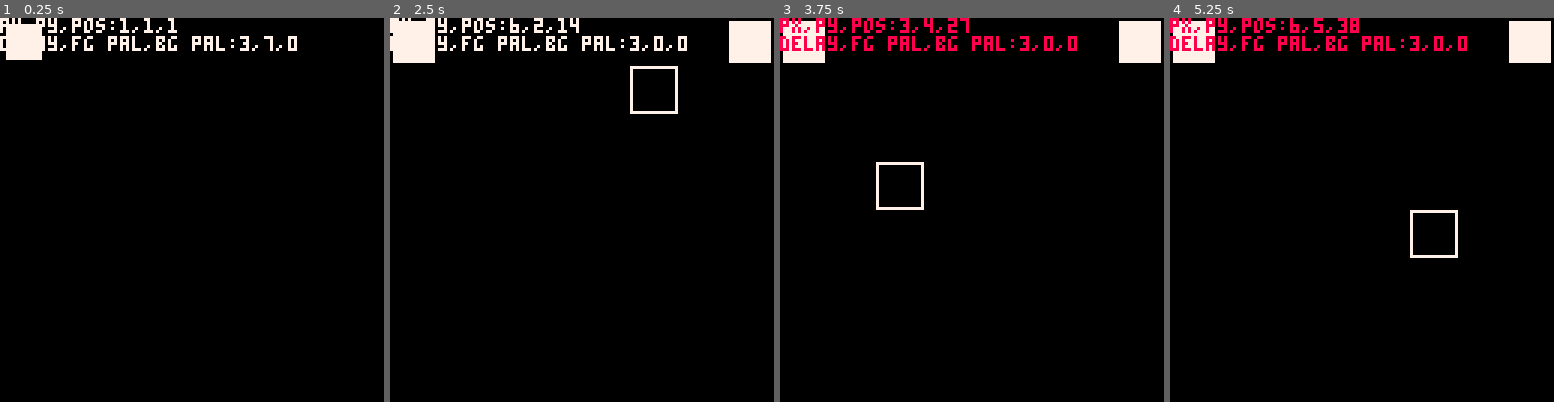
Above: before the commit, frames 1-4 (left to right).
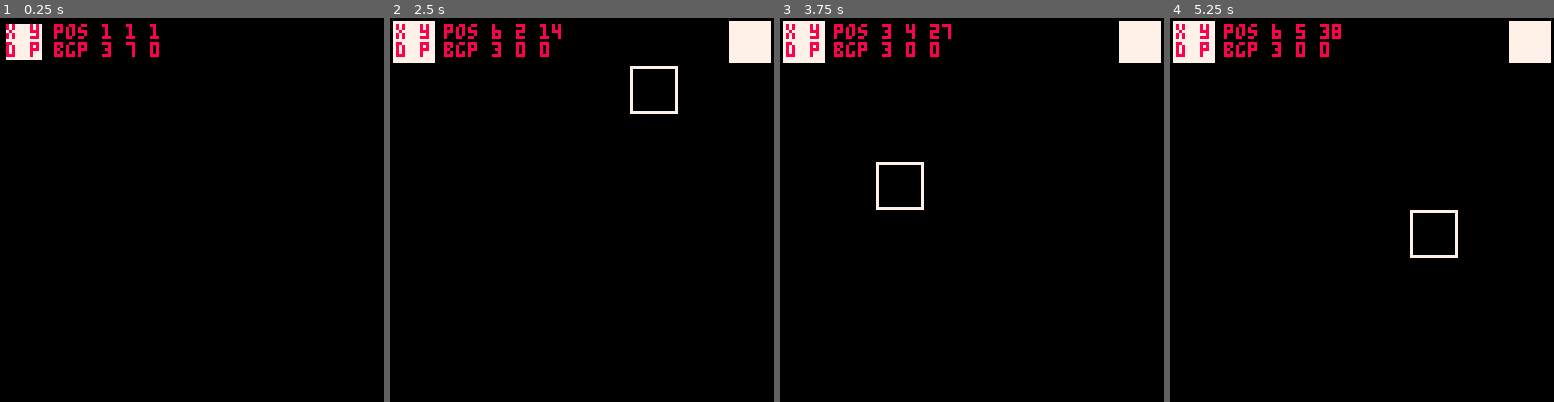
Above: after the commit, the same moments.

Repository: lesleyrs/pico-paint
Game: PICO-8 cartridge picopaint.p8
Same seed, same stepped clock (60 frames per second), same inputs: the game is played once before the commit and once after it.
Inputs:
- Up to frame 1 (0.25 s): no input
- Up to frame 2 (2.5 s): tap O (Z key) at 0.33, 0.7, 1.43, 2.22 s; tap X (X key) at 1.07, 2.07, 2.4 s; hold Left 1.97-2.37 s; hold Down from 2.42 s (still down)
- Up to frame 3 (3.75 s): tap X (X key) every 0.33 s from 2.73 to 3.73 s; release Down at 2.82 s; hold Right 2.87-3.53 s; tap O (Z key) at 3.1 s; hold Up from 3.58 s (still down)
- Up to frame 4 (5.25 s): tap O (Z key) at 3.98, 4.87 s; tap X (X key) every 0.33 s from 4.07 to 5.07 s; release Up at 4.08 s; hold Right 4.13-4.53 s; hold Down 4.58-5.08 s; hold Left from 5.13 s (still down)

The runs differ from the first frame. In frame 1, 2.3% of the frame differs, in the area x 0-78%, y 0-11%; in frame 2, 2.4%; in frame 3, 2.2%; in frame 4, 2.3%.

Commit message:
auto change font col, swap shortcut

Diff:
--- a/picopaint.p8
+++ b/picopaint.p8
@@ -4,20 +4,20 @@
 --pico paint
 --made by lesley
 ▒ = 16
-x,y,col,dcol = 0,0,7,7
+x,y,col,dcol = 0,0,7,8
 delay = 3
 frames = 0
 drawframes = 0
 clear = "[gfx]08080000000000000000000000000000000000000000000000000000000000000000[/gfx]"
 pix = "[gfx]08080000000000000000000000000000000000000000000000000000000000000000[/gfx]"
 hidedebug = false
+poke(0x5f5c, 255)
 
 function _init()
 	menuitem(1, "-copy image", function() printh(pix, "@clip") end)
 	menuitem(2, "-paste clipboard", clipcheck)
 	menuitem(3, "-new canvas", function() pix = clear end)
-	menuitem(4, "-move delay", toggledelay)
-	menuitem(5, "-toggle debug", toggledebug)
+	menuitem(4, "-toggle debug", toggledebug)
 	last_copy = stat(4)
 end
 
@@ -27,6 +27,9 @@
 	frames += 1
 	drawframes += 1
 	fontcol()
+	if not hidedebug then
+		debugcol()
+	end
 	px, py = x/▒+1,y/▒+1
 	pos = py * 8 + px - 8
 	hex = tostr(col,true)
@@ -56,11 +59,11 @@
 		rectfill(x+2,y+2,x+13,y+13,col)
 	end
 	if not hidedebug then
---		?"pix:"..pix,dcol
+		?"x y pos "..px.." "..py.." "..pos,2,2,dcol
+		?"d p bgp "..delay.." "..hex[6].." "..pix[pos+9],dcol
+--		?"pix:"..pix,2,18,dcol
 --		?"cpy:"..stat(4),dcol
 --		?"lst:"..last_copy,dcol
-		?"px,py,pos:"..px..","..py..","..pos,dcol
-		?"delay,fg pal,bg pal:"..delay..","..hex[6]..","..pix[pos+9],dcol
 	end
 	if btn(❎) then
 		if drawframes >= delay then
@@ -69,6 +72,9 @@
 		end
 	end
 	if btn(🅾️) then
+		if btnp(➡️) then
+				toggledelay()
+		end
 		if frames >= delay then
 			frames = 0
 			if btn(⬆️) then
@@ -85,12 +91,6 @@
 				end
 			elseif btn(⬅️) then
 				col = tonum(pix[pos+9],0x1)
-			elseif btn(➡️) then
-				if not hidedebug then
-					debugcol()
-				else
-					toggledelay()
-				end
 			end
 		end
 	end
@@ -127,15 +127,20 @@
 end
 
 function debugcol()
-	if dcol < 15 then
-		dcol += 1
-	else
-		dcol = 0
+ green = {3,4,5,8}
+--	red = {9,b,c,d,e}
+	for c=1,#green do
+		if tonum(pix[12],0x1) == green[c] then
+			dcol = 11
+			break
+		else
+			dcol = 8
+		end
 	end
 end
 
 function fontcol()
-	if col == 0 then
+	if col < 6 then
 		fcol = 7
 	else
 		fcol = 0
Not shown, changed: picopaint.p8.png
